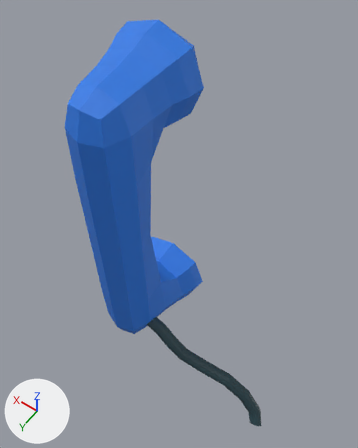
An edit to the glTF model public/assets/Telephone.gltf, drawn before and after from the same camera.
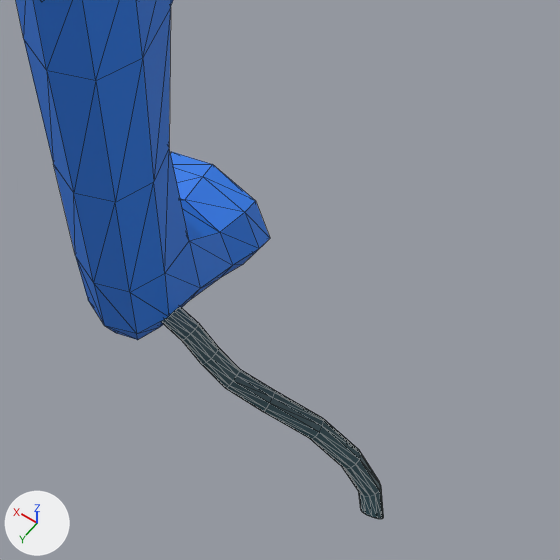
Old and new are each drawn whole from a 50 mm lens placed at (-7.09, 8.64, 17.95), pointed at (-1.19, 0.38, 4.98) and again close up on the part from 18% to 99% of the width and 35% to 100% of the height. The lights are fixed; the arrows at lower left show +X, +Y and +Z. The close-ups show mesh edges as thin lines.

Names of what the first close-up shows: 'Phone_Mesh', 'Wire_Mesh'.
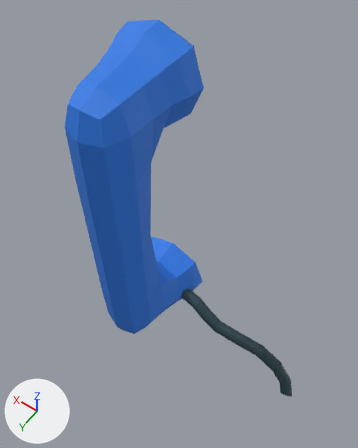
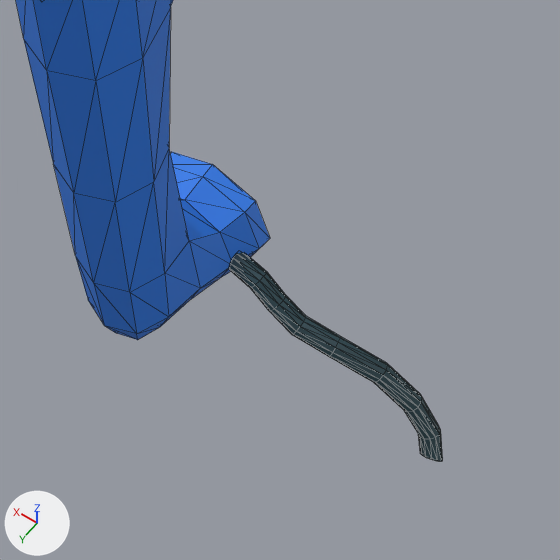
The newer file is also rescaled (x0.07) as a whole; pictures and numbers use the older file's frame.

What differs and where, as boxes [x1, y1, x2, y2] in the close-ups (560 x 560 px):
'Wire_Mesh', moved
    before: [162, 307, 384, 519]
    after: [229, 252, 443, 461]

The change in detail:
Object 'Wire_Mesh' (ob_wire_mesh) moves from (-1.76, 1.81, 0.0) to (-2.22, 0.0, 0.0).
